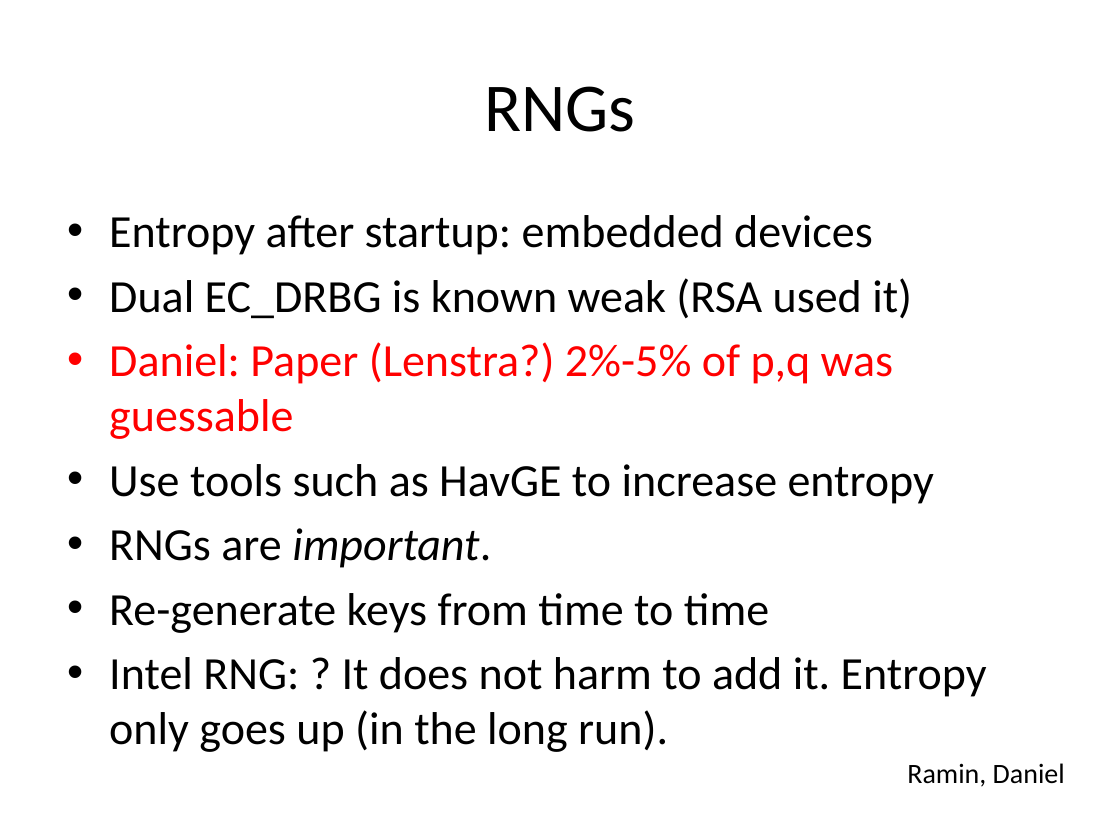
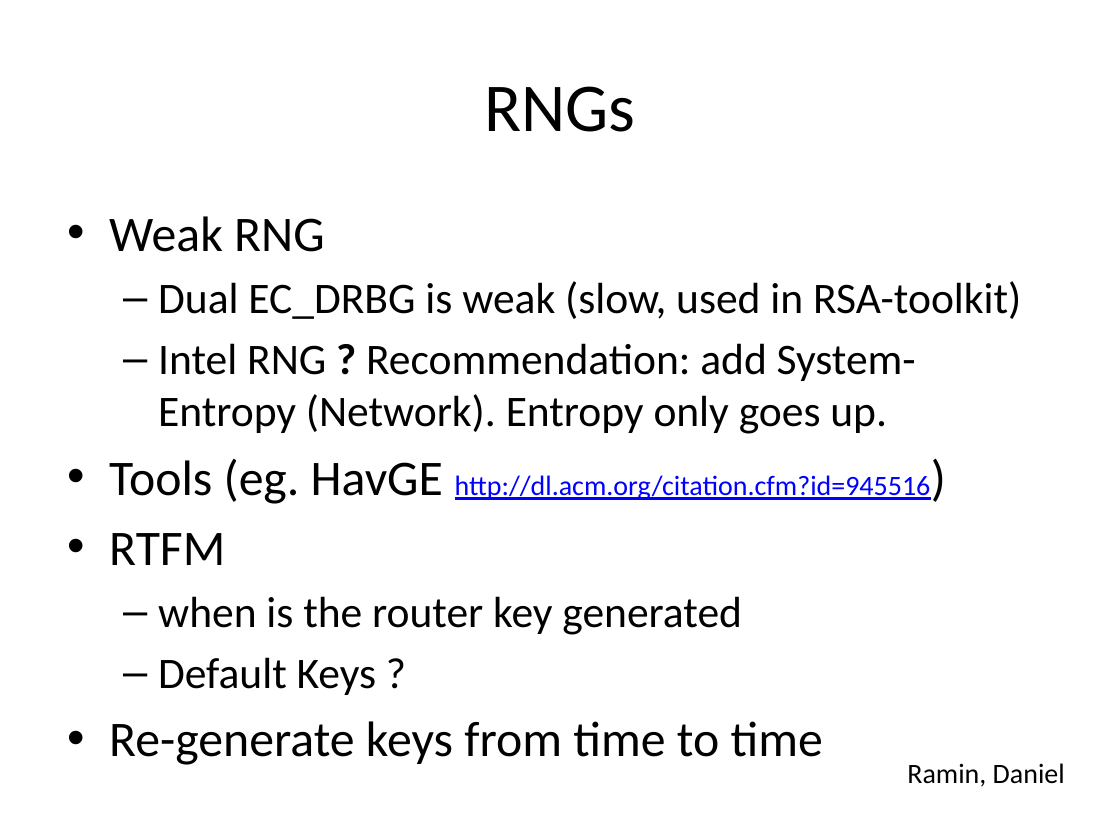
Before and after one commit to BetterCrypto/Applied-Crypto-Hardening, a slide deck: slide 14 of presentations/20131122-Deepsec-ACH project.pptx (slide 12 before the commit). Drawn at 1120x840 pixels with LibreOffice and Linux fonts; fonts in the diff are those of the drawing. Boxes give left, top, right and bottom in pixels: in the first picture for what was removed or moved away, otherwise in the second. Text is boxed around its words. In the diff, an @@ line names an element or a change of style, - is before the commit and + after.

```diff
--- a/presentations/20131122-Deepsec-ACH project.pptx
+++ b/presentations/20131122-Deepsec-ACH project.pptx
@@ text at (x1=109, y1=216, x2=1021, y2=695): text changed; size 29.6 to 28 pt @@
-• Entropy after startup: embedded devices
-• Dual EC_DRBG is known weak (RSA used it)
-• Daniel: Paper (Lenstra?) 2%-5% of p,q was guessable
-• Use tools such as HavGE to increase entropy
-• RNGs are important.
+• Weak RNG
+  – Dual EC_DRBG is weak (slow, used in RSA-toolkit)
+  – Intel RNG ? Recommendation: add System-Entropy (Network). Entropy only goes up.
+• Tools (eg. HavGE http://dl.acm.org/citation.cfm?id=945516)
+• RTFM
+  – when is the router key generated
+  – Default Keys ?
@@ text at (x1=109, y1=657, x2=987, y2=752): paragraph removed @@
-• Intel RNG: ? It does not harm to add it. Entropy only goes up (in the long run).
@@ text at (x1=109, y1=721, x2=823, y2=765): size 29.6 to 32 pt in "Re-generate keys from time to time" @@
```
Also in this commit, not shown: 5 other slides changed, 3 slides added.
